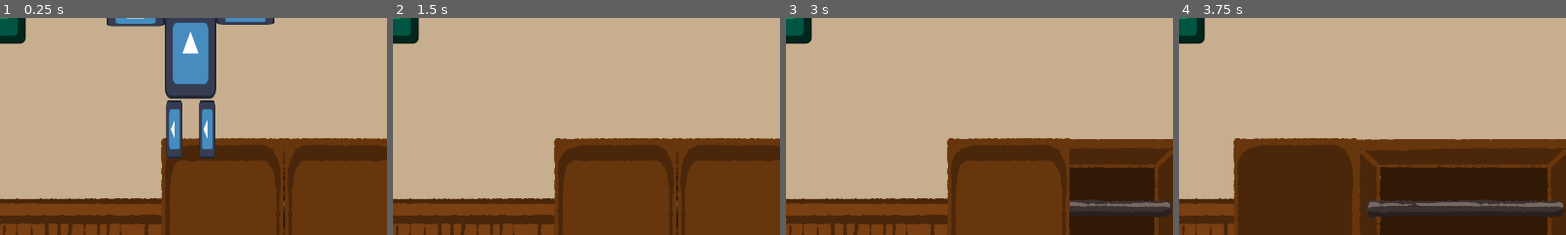
Above: before the commit, frames 1-4 (left to right).
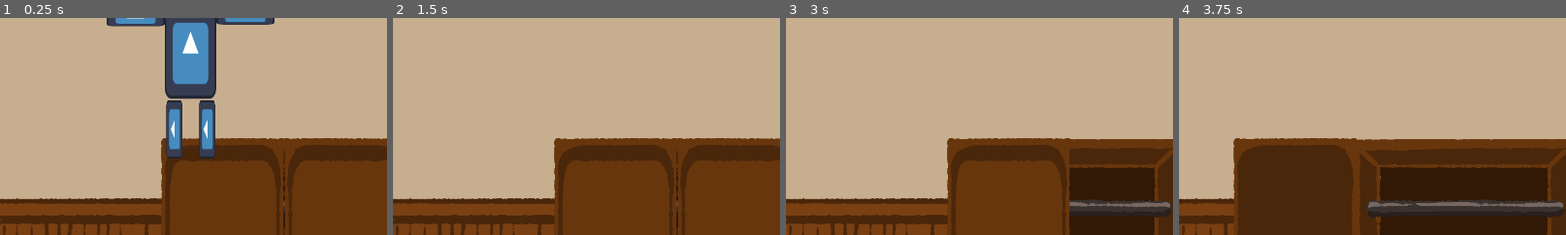
Above: after the commit, the same moments.

Repository: MaiaNavas404/global-game-jam-antwerp-MV
Game: Godot game, scene res://Levels/test_level.tscn
Same seed, same stepped clock (60 frames per second), same inputs: the game is played once before the commit and once after it. The engine's default icon, where the game draws it, is replaced by a stand-in: a white triangle on a blue panel in a dark square.
Inputs (mouse positions are % of the whole screen's width and height, from its top left):
- Up to frame 1 (0.25 s): no input
- Up to frame 2 (1.5 s): click (93, 89) at 0.5 s; click (93, 89) at 1.25 s
- Up to frame 3 (3 s): click (93, 89) at 2 s; drag from (45, 64) to (76, 45) at 2.77 s
- Up to frame 4 (3.75 s): drag from (29, 64) to (76, 45) at 3.52 s
The pictures show only the part of the screen within x 0-50%, y 0-50%; the shares and areas given below are measured in that part.

The runs differ from the first frame. In frame 1, 0.8% of the frame differs, in the area x 0-7%, y 0-13%; in frame 2, 0.8%; in frame 3, 0.8%; in frame 4, 0.8%.

Commit message:
TS SO COOL OOO

Diff:
--- a/ggj-antwerp/CleaningTools/sponge.gd
+++ b/ggj-antwerp/CleaningTools/sponge.gd
@@ -1,6 +1,6 @@
 extends Node2D
 
-var disabled := true
+var is_disabled := false
 # Called when the node enters the scene tree for the first time.
 func _ready() -> void:
 	z_index = 3
@@ -8,5 +8,11 @@
 
 # Called every frame. 'delta' is the elapsed time since the previous frame.
 func _physics_process(delta: float) -> void:
-	if !disabled:
+	if globals.current_item == globals.Items.SPONGE:
 		position = get_global_mouse_position()
+		if is_disabled:
+			visible = true
+			is_disabled = false
+	elif !is_disabled:
+		visible = false
+		is_disabled = true
--- a/ggj-antwerp/Levels/level.gd
+++ b/ggj-antwerp/Levels/level.gd
@@ -1,5 +1,7 @@
 extends Node2D
 @onready var sponge: Node2D = $Sponge
+@onready var animation_player: AnimationPlayer = $CanvasLayer/Control/AnimationPlayer
+@onready var ui: CanvasLayer = $CanvasLayer
 
 func _ready():
 	get_viewport().physics_object_picking_first_only = true
@@ -7,4 +9,9 @@
 
 
 func _on_sponge_button_pressed() -> void:
-	sponge.disabled = false
+	if globals.current_item != globals.Items.SPONGE:
+		globals.current_item = globals.Items.SPONGE
+	else:
+		globals.current_item = globals.Items.NONE
+	ui.platter.texture = ui.platter_sprites[globals.current_item]
+	animation_player.play("hide_platter")
--- a/ggj-antwerp/Levels/test_level.tscn
+++ b/ggj-antwerp/Levels/test_level.tscn
@@ -77,6 +77,35 @@
 "values": [Rect2(0, 0, 254, 0), Rect2(254, 0, 254, 0), Rect2(508, 0, 254, 0)]
 }
 
+[sub_resource type="Animation" id="Animation_x458k"]
+resource_name = "hide_platter"
+length = 1.5
+step = 0.1
+tracks/0/type = "value"
+tracks/0/imported = false
+tracks/0/enabled = true
+tracks/0/path = NodePath("Control/Platter:position")
+tracks/0/interp = 1
+tracks/0/loop_wrap = true
+tracks/0/keys = {
+"times": PackedFloat32Array(0, 1),
+"transitions": PackedFloat32Array(3.0314333, 1),
+"update": 0,
+"values": [Vector2(1127, 510), Vector2(1127, 1112)]
+}
+tracks/1/type = "value"
+tracks/1/imported = false
+tracks/1/enabled = true
+tracks/1/path = NodePath("Control/CallButton:visible")
+tracks/1/interp = 1
+tracks/1/loop_wrap = true
+tracks/1/keys = {
+"times": PackedFloat32Array(1.5),
+"transitions": PackedFloat32Array(1),
+"update": 1,
+"values": [true]
+}
+
 [sub_resource type="Animation" id="Animation_dkv23"]
 resource_name = "raise_platter"
 length = 1.5
@@ -110,6 +139,7 @@
 _data = {
 &"RESET": SubResource("Animation_ouwm7"),
 &"call": SubResource("Animation_662sx"),
+&"hide_platter": SubResource("Animation_x458k"),
 &"raise_platter": SubResource("Animation_dkv23")
 }
 
@@ -196,7 +226,7 @@
 anchor_bottom = 1.0
 offset_left = -793.0
 offset_top = 32.0
-offset_bottom = 602.00037
+offset_bottom = 602.00024
 grow_horizontal = 0
 grow_vertical = 0
 texture = ExtResource("11_lx7qo")
--- a/ggj-antwerp/Levels/ui.gd
+++ b/ggj-antwerp/Levels/ui.gd
@@ -7,6 +7,8 @@
 @export var ANIM_REPEAT_COUNT := 2
 
 var times_anim_repeated := 0
+
+var platter_sprites := [preload("uid://ca3cap763d6l2"), preload("uid://vfkiioea8tbo"), preload("uid://cv5pg1fgv45ev")]
 
 func _on_call_button_pressed() -> void:
 	animation_player.play("call")
@@ -24,4 +26,5 @@
 		animation_player.play("call")
 
 func call_platter():
+	platter.texture = platter_sprites[globals.current_item]
 	animation_player.play("raise_platter")
--- a/ggj-antwerp/RoomProps/roomprops.gd
+++ b/ggj-antwerp/RoomProps/roomprops.gd
@@ -40,7 +40,7 @@
 
 
 func on_mouse_interact(viewport: Node, event: InputEvent, shape_idx: int):
-	if event.is_pressed():
+	if event.is_pressed() and globals.current_item == globals.Items.NONE:
 		cycle_current_state()
 
 
--- a/ggj-antwerp/Utilities/globals.gd
+++ b/ggj-antwerp/Utilities/globals.gd
@@ -1 +1,8 @@
 extends Node
+
+enum Items {
+	NONE,
+	SPONGE,
+	ROPE
+}
+var current_item : Items = Items.NONE
